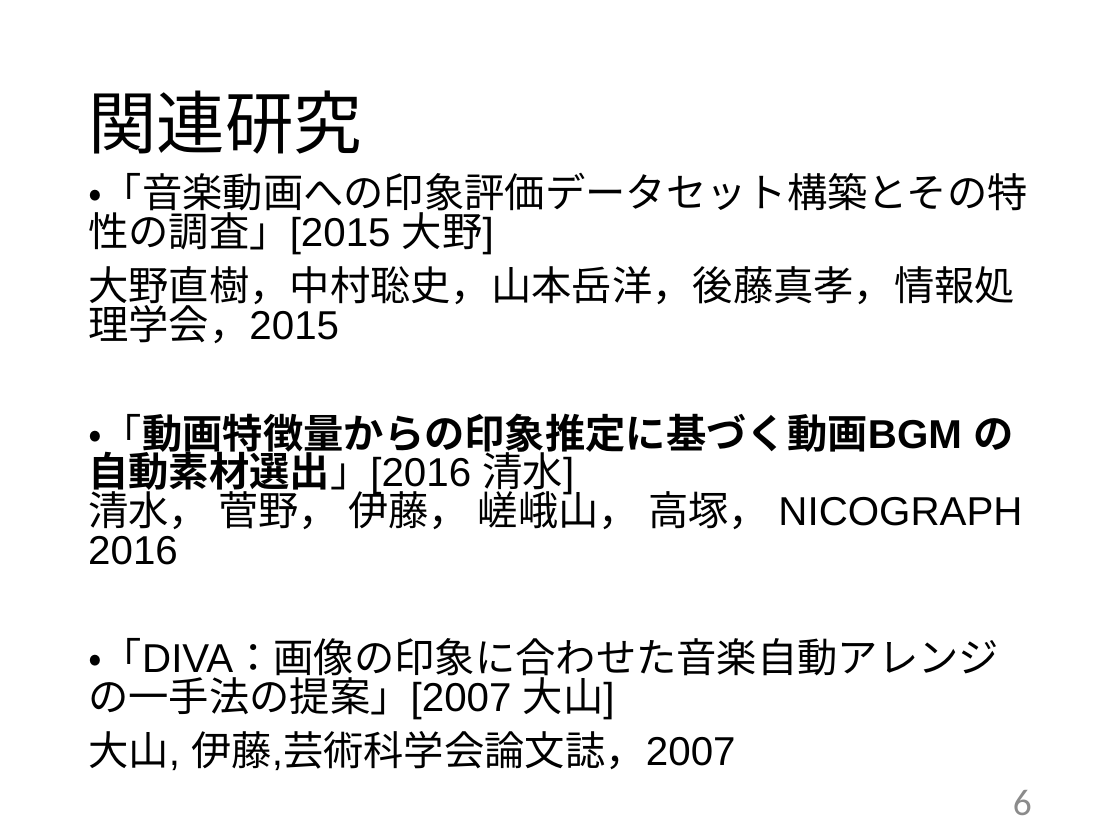
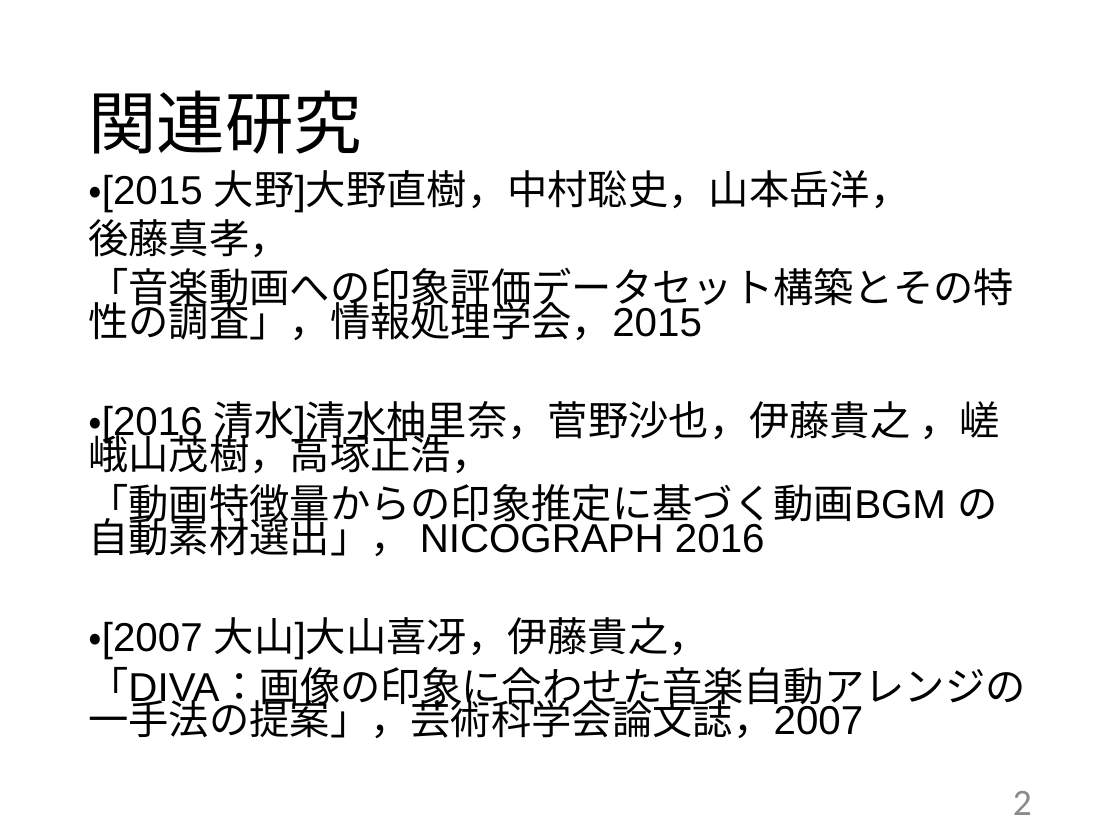
Before and after one commit to kait-takanolab/1821144-yoshii-thesis, a slide deck: slide 2 of 学部_中間発表_1821144.pptx (slide 6 before the commit). Drawn at 1120x840 pixels with LibreOffice and Linux fonts; fonts in the diff are those of the drawing. Boxes give left, top, right and bottom in pixels: in the first picture for what was removed or moved away, otherwise in the second. Text is boxed around its words. In the diff, an @@ line names an element or a change of style, - is before the commit and + after.

```diff
--- a/学部_中間発表_1821144.pptx
+++ b/学部_中間発表_1821144.pptx
@@ text at (88,170,1025,738): text changed @@
-・「音楽動画への印象評価データセット構築とその特性の調査」[2015 大野]
-大野直樹，中村聡史，山本岳洋，後藤真孝，情報処理学会，2015
-・「動画特徴量からの印象推定に基づく動画BGM の自動素材選出」[2016 清水]
-清水， 菅野， 伊藤， 嵯峨山， 高塚， NICOGRAPH 2016
-・「DIVA：画像の印象に合わせた音楽自動アレンジの一手法の提案」[2007 大山]
-大山, 伊藤,芸術科学会論文誌，2007
+・[2015 大野]大野直樹，中村聡史，山本岳洋，
+後藤真孝，
+「音楽動画への印象評価データセット構築とその特性の調査」，情報処理学会，2015
+・[2016 清水]清水柚里奈，菅野沙也，伊藤貴之 ，嵯峨山茂樹，高塚正浩，
+「動画特徴量からの印象推定に基づく動画BGM の自動素材選出」， NICOGRAPH 2016
+・[2007 大山]大山喜冴，伊藤貴之，
+「DIVA：画像の印象に合わせた音楽自動アレンジの一手法の提案」，芸術科学会論文誌，2007
@@ page number at (1013,791,1032,815): text changed @@
-6
+2
```
Also in this commit, not shown: 1 other slide changed.
